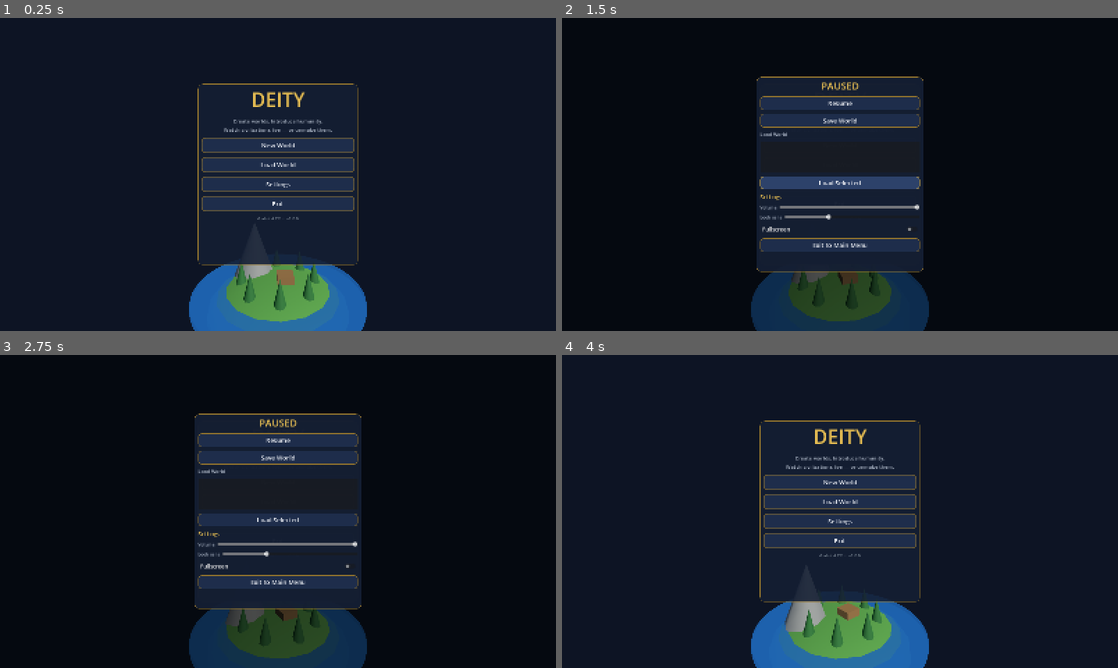
Above: before the commit, frames 1-4 (two rows, left to right).
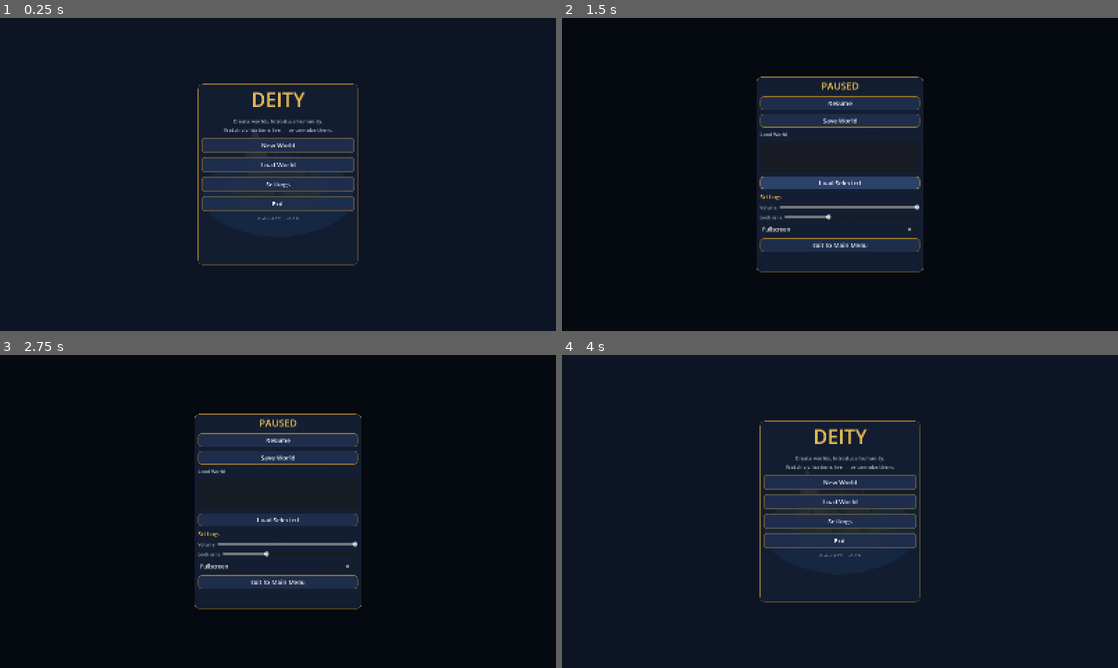
Above: after the commit, the same moments.

Repository: varneykirk55-collab/god-sim
Game: Godot game, scene res://scenes/ui/MainMenu.tscn
Same seed, same stepped clock (60 frames per second), same inputs: the game is played once before the commit and once after it.
Inputs:
- Up to frame 1 (0.25 s): no input
- Up to frame 2 (1.5 s): click "Load World" at 0.5 s; click "Settings" at 1.25 s
- Up to frame 3 (2.75 s): click "New World" at 2 s
- Up to frame 4 (4 s): click "New World" at 2.75 s; click "Resume" at 3.5 s

The runs differ from the first frame. In frame 1, 6.3% of the frame differs, in the area x 34-66%, y 78-100%; in frame 2, 5.7%; in frame 3, 5.7%; in frame 4, 6.3%.

Commit message:
Fix two launch errors: native icon and look_at
Windows native icon cannot be an SVG (ico only), and the menu
camera called look_at before entering the scene tree. Also
simplify startup shaders and save-dir creation.

Co-authored-by: arena-agent <297053741+arena-agent@users.noreply.github.com>

Diff:
--- a/assets/shaders/terrain.gdshader
+++ b/assets/shaders/terrain.gdshader
@@ -1,12 +1,12 @@
 shader_type spatial;
-render_mode specular_schlick_ggx, diffuse_lambert, cull_back;
+render_mode cull_back, diffuse_lambert, specular_schlick_ggx;
 
 varying vec3 wpos;
 varying vec3 wnorm;
 
 void vertex() {
 	wpos = (MODEL_MATRIX * vec4(VERTEX, 1.0)).xyz;
-	wnorm = normalize((MODEL_MATRIX * vec4(NORMAL, 0.0)).xyz);
+	wnorm = normalize(MODEL_NORMAL_MATRIX * NORMAL);
 }
 
 void fragment() {
@@ -24,6 +24,4 @@
 	}
 	ALBEDO = col;
 	ROUGHNESS = 0.90;
-	SPECULAR = 0.08;
-	NORMAL_MAP_DEPTH = 0.0;
 }
--- a/assets/shaders/water.gdshader
+++ b/assets/shaders/water.gdshader
@@ -1,5 +1,5 @@
 shader_type spatial;
-render_mode blend_mix, depth_draw_opaque, cull_disabled, specular_schlick_ggx;
+render_mode blend_mix, cull_disabled, depth_draw_always;
 
 uniform vec4 water_color : source_color = vec4(0.10, 0.42, 0.70, 0.88);
 uniform vec4 highlight : source_color = vec4(0.55, 0.82, 1.0, 1.0);
@@ -14,6 +14,4 @@
 	ALPHA = water_color.a;
 	ROUGHNESS = 0.14;
 	METALLIC = 0.22;
-	RIM = 0.35;
-	RIM_TINT = 0.4;
 }
--- a/project.godot
+++ b/project.godot
@@ -9,7 +9,6 @@
 run/main_scene="res://scenes/ui/MainMenu.tscn"
 config/features=PackedStringArray("4.7", "Forward Plus")
 config/icon="res://icon.svg"
-config/windows_native_icon="res://icon.svg"
 
 [autoload]
 GameState="*res://scripts/autoload/GameState.gd"
--- a/scripts/autoload/GameState.gd
+++ b/scripts/autoload/GameState.gd
@@ -175,8 +175,11 @@
 
 
 func _ensure_save_dir() -> void:
-	if not DirAccess.dir_exists_absolute(SAVE_DIR):
-		DirAccess.make_dir_recursive_absolute(SAVE_DIR)
+	var dir := DirAccess.open("user://")
+	if dir == null:
+		return
+	if not dir.dir_exists("saves"):
+		dir.make_dir_recursive("saves")
 
 
 func load_settings() -> void:
--- a/scripts/god/GodCamera.gd
+++ b/scripts/god/GodCamera.gd
@@ -124,4 +124,7 @@
 	if _shake > 0.0:
 		jitter = Vector3(randf() - 0.5, randf() - 0.5, randf() - 0.5) * _shake
 	_cam.position = offset + jitter
-	_cam.look_at(global_position + Vector3(0, 1.2, 0))
+	if _cam.is_inside_tree():
+		var target := global_position + Vector3(0, 1.2, 0)
+		if not target.is_equal_approx(_cam.global_position):
+			_cam.look_at(target, Vector3.UP)
--- a/scripts/ui/MainMenu.gd
+++ b/scripts/ui/MainMenu.gd
@@ -45,8 +45,9 @@
 	_mini_island(_preview)
 	var cam := Camera3D.new()
 	cam.position = Vector3(0, 10, 18)
-	cam.look_at(Vector3(0, 1, 0))
+	cam.current = true
 	world.add_child(cam)
+	cam.look_at(Vector3(0, 1, 0), Vector3.UP)
 
 
 func _mini_island(root: Node3D) -> void:
--- a/scripts/ui/UiKit.gd
+++ b/scripts/ui/UiKit.gd
@@ -66,7 +66,7 @@
 	return b
 
 
-static func label(text: String, size: int = 16, color: Color = INK, align: HorizontalAlignment = HORIZONTAL_ALIGNMENT_LEFT) -> Label:
+static func label(text: String, size: int = 16, color: Color = Color(0.93, 0.94, 0.96, 1.0), align: HorizontalAlignment = HORIZONTAL_ALIGNMENT_LEFT) -> Label:
 	var l := Label.new()
 	l.text = text
 	l.add_theme_font_size_override("font_size", size)
--- a/scripts/world/WorldGen.gd
+++ b/scripts/world/WorldGen.gd
@@ -46,7 +46,7 @@
 		for x in range(g):
 			var w := terrain.grid_to_world(x, z)
 			var dist := Vector2(w.x, w.y).length()
-			var fall := clampf(1.0 - smoothstep(R * 0.62, R * 0.96, dist), 0.0, 1.0)
+			var fall := clampf(1.0 - _falloff(R * 0.62, R * 0.96, dist), 0.0, 1.0)
 			var n := noise.get_noise_2d(w.x, w.y)
 			var m := mountain.get_noise_2d(w.x * 0.7, w.y * 0.7)
 			var d := detail.get_noise_2d(w.x, w.y)
@@ -141,6 +141,6 @@
 			terrain.brush(pos.x, pos.y, 1.6, 0.45, "lower")
 
 
-static func smoothstep(e0: float, e1: float, x: float) -> float:
+static func _falloff(e0: float, e1: float, x: float) -> float:
 	var t := clampf((x - e0) / max(e1 - e0, 0.0001), 0.0, 1.0)
 	return t * t * (3.0 - 2.0 * t)
Not shown, changed: export_presets.cfg
